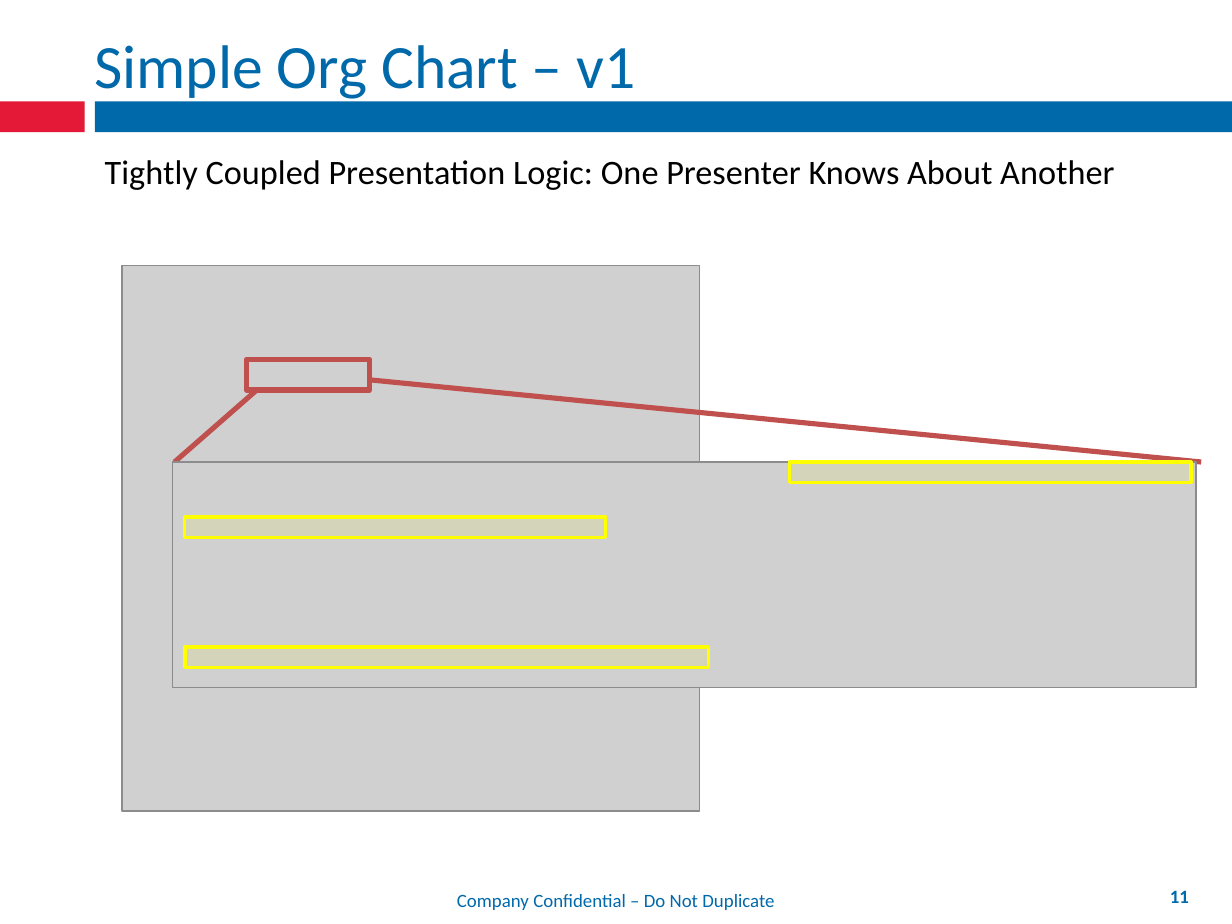
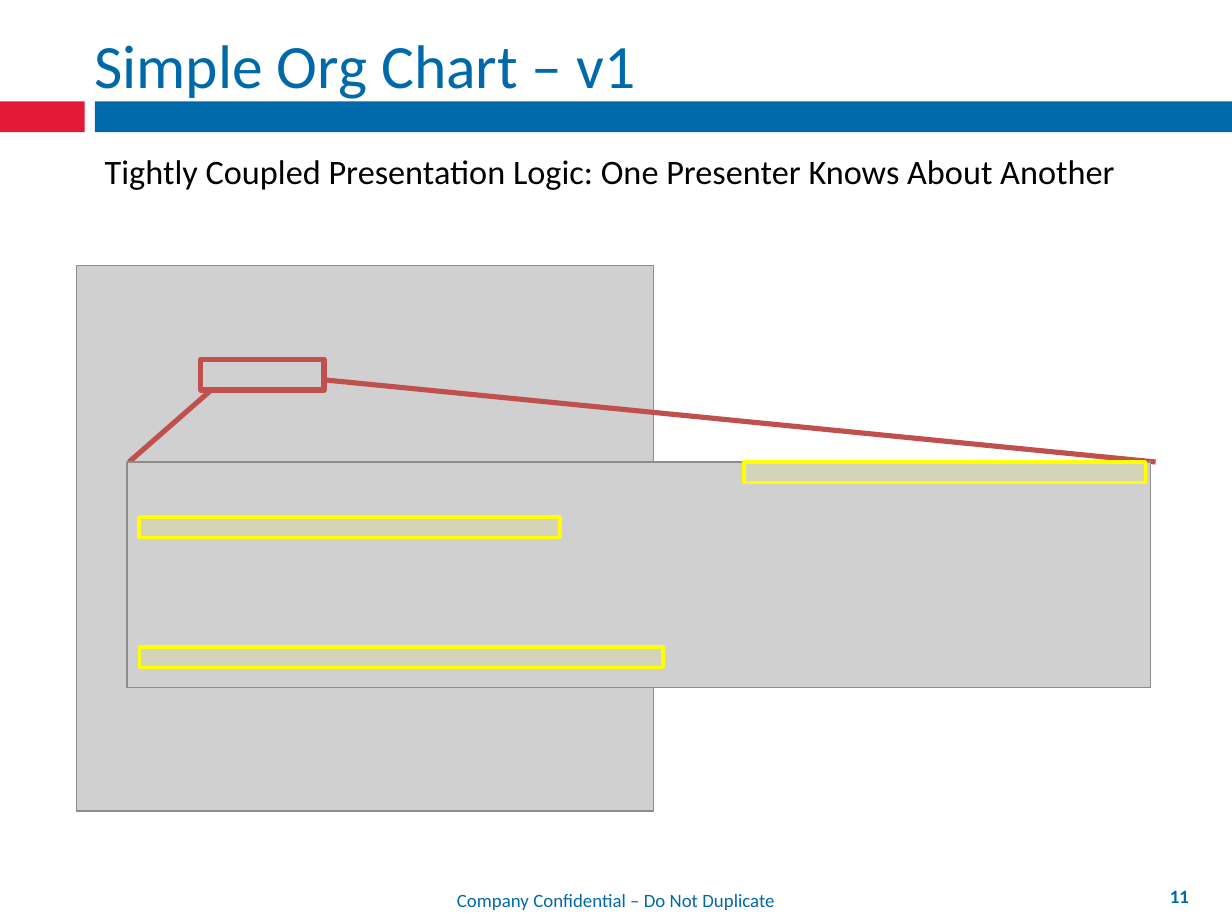
Before and after one commit to mxriverlynn/presentations-and-training, a slide deck: slide 11 of Decoupling Workflow With App Controler/Decoupling Workflow From Forms.pptx. Drawn at 1232x924 pixels with LibreOffice and Linux fonts; fonts in the diff are those of the drawing; grey boxes stand for pictures; background and template pictures are left out. Boxes give left, top, right and bottom in pixels: in the first picture for what was removed or moved away, otherwise in the second. Text is boxed around its words. In the diff, an @@ line names an element or a change of style, - is before the commit and + after.

```diff
--- a/Decoupling Workflow With App Controler/Decoupling Workflow From Forms.pptx
+++ b/Decoupling Workflow With App Controler/Decoupling Workflow From Forms.pptx
@@ 4 rectangles, 2 pictures, 2 lines: place and size @@
-4 rectangles, 2 pictures, 2 lines at bbox=[122, 266, 1201, 812]
+4 rectangles, 2 pictures, 2 lines at bbox=[76, 266, 1156, 812]
```
Also in this commit, not shown: 1 other slide changed, 1 slide added, 1 slide removed.
